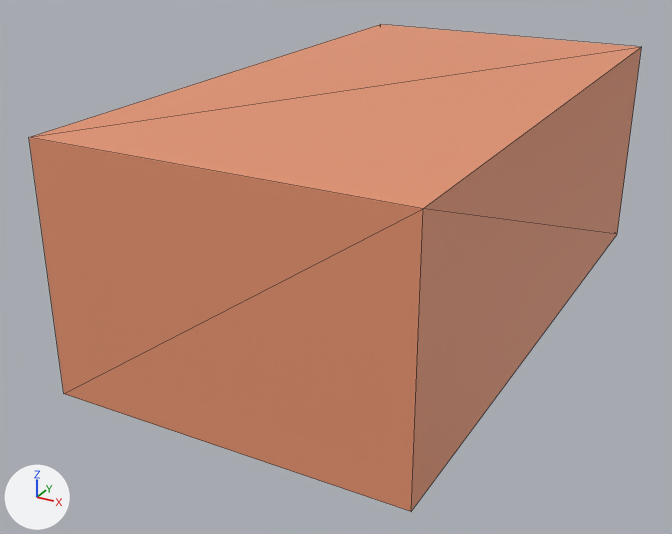
What one commit did to the glTF model LABORATORIO_UNT/models/ladrillo.gltf.
Before and after are seen from a 50 mm camera at (0.149, -0.316, 0.122) aimed at (-0.014, -0.02, -0.025). Every picture has the same lights, and +X, +Y and +Z are marked at lower left. Mesh edges are drawn as thin lines. Where no turn or scale is listed for an object, it has been applied to the vertices. Vertices at the same position are counted once.
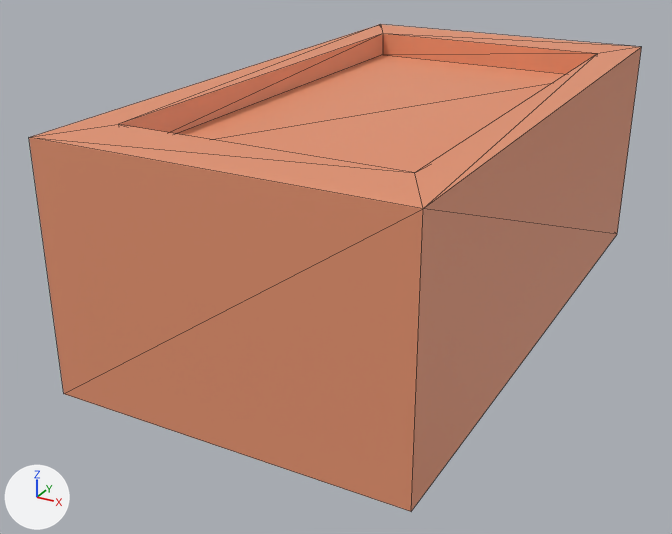
What differs and where, as boxes [x1, y1, x2, y2] in the pictures (672 x 534 px):
part 1 of me_cube_001, built on
    both: [29, 24, 641, 209]

What the commit changed:
me_cube_001 is used by ob_cube; location (0.0, 0.0, 0.0).
me_cube_001 had 8 vertices, 12 faces and spanned x -0.065..0.065, y -0.12..0.12, z -0.045..0.045.
me_cube_001 now has 16 vertices, 28 faces and spans x -0.065..0.065, y -0.12..0.12, z -0.045..0.045.
Part 1, on me_cube_001:
2 faces are deleted.
8 vertices are added at x -0.052..0.052, y -0.095..0.095, z 0.035..0.045.
18 new faces join them.
